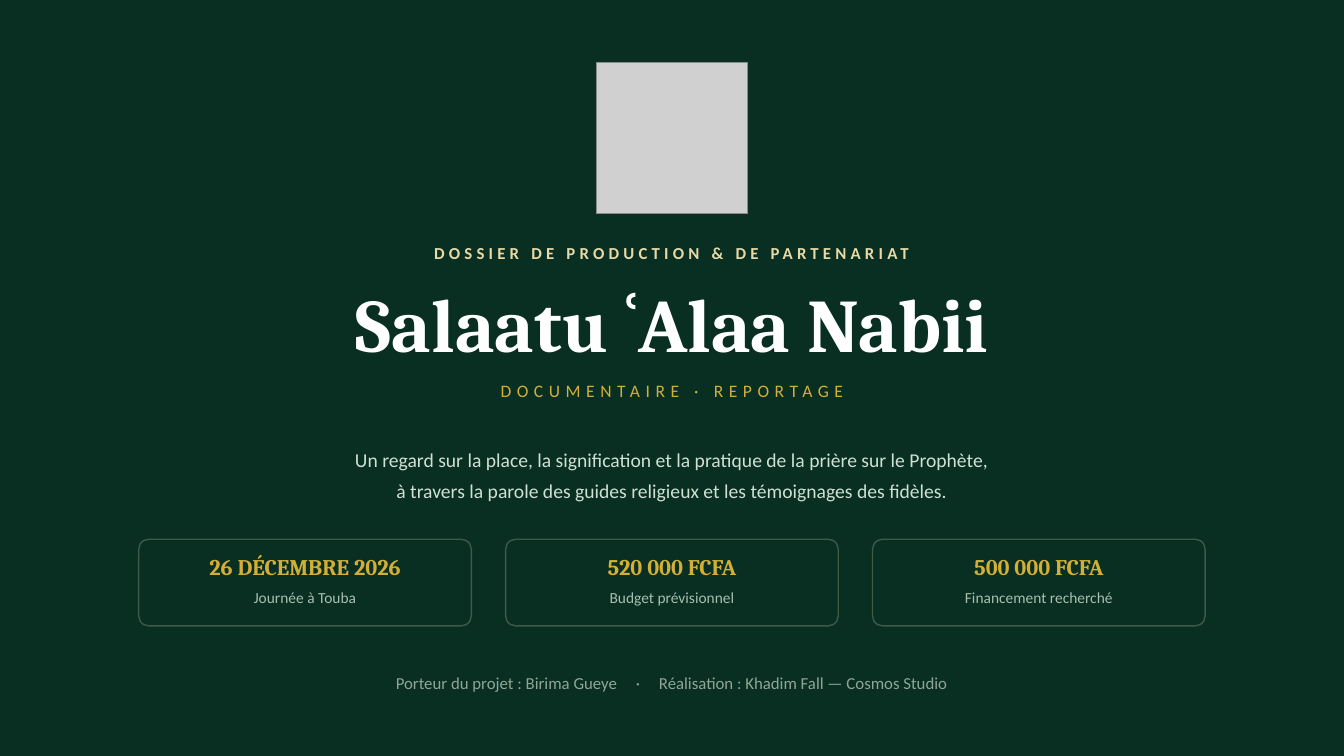
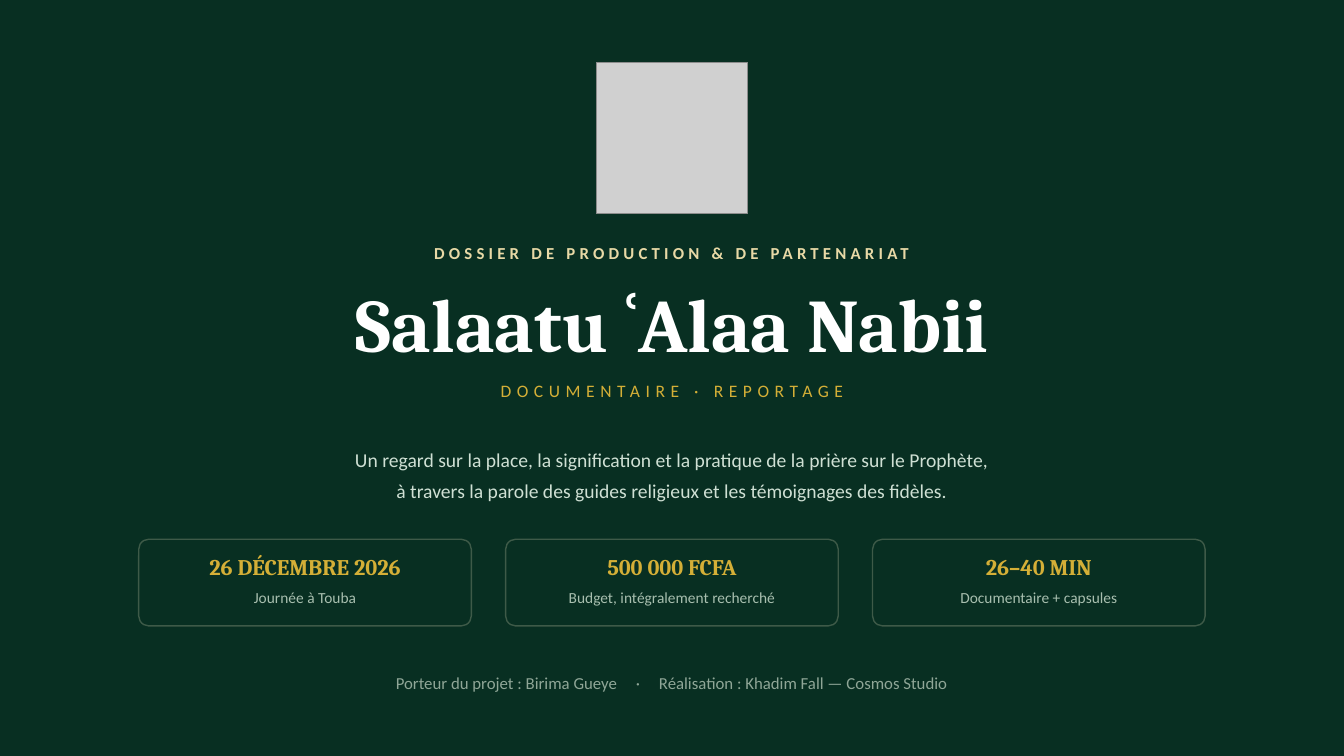
Before and after one commit to papebirima374/ksn-site, a slide deck: slide 1 of public/documents/presentation-salaatu-alaa-nabii.pptx. Drawn at 1344x756 pixels with LibreOffice and Linux fonts; fonts in the diff are those of the drawing; grey boxes stand for pictures. Boxes give left, top, right and bottom in pixels: in the first picture for what was removed or moved away, otherwise in the second. Text is boxed around its words. In the diff, an @@ line names an element or a change of style, - is before the commit and + after.

```diff
--- a/public/documents/presentation-salaatu-alaa-nabii.pptx
+++ b/public/documents/presentation-salaatu-alaa-nabii.pptx
@@ text at [607,560,736,575]: text changed @@
-520 000 FCFA
+500 000 FCFA
@@ text at [986,560,1092,575]: text changed @@
-500 000 FCFA
+26–40 MIN
@@ text at [569,592,775,606]: text changed @@
-Budget prévisionnel
+Budget, intégralement recherché
@@ text at [960,592,1117,606]: text changed @@
-Financement recherché
+Documentaire + capsules
```
Also in this commit, not shown: 3 other slides changed, 2 other files.
